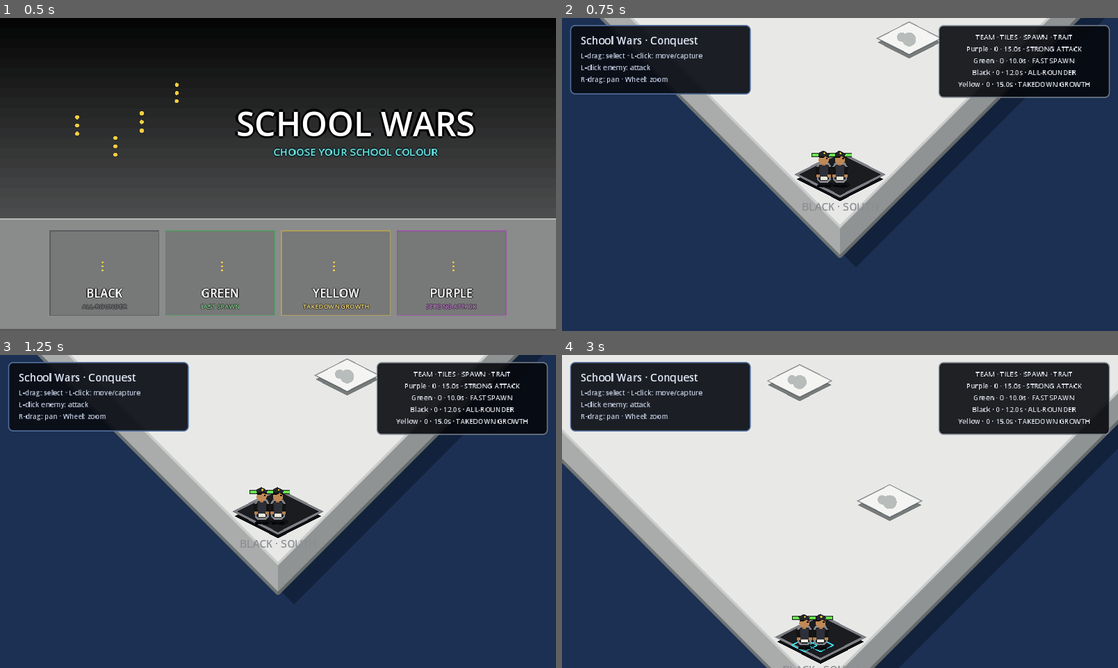
Above: before the commit, frames 1-4 (two rows, left to right).
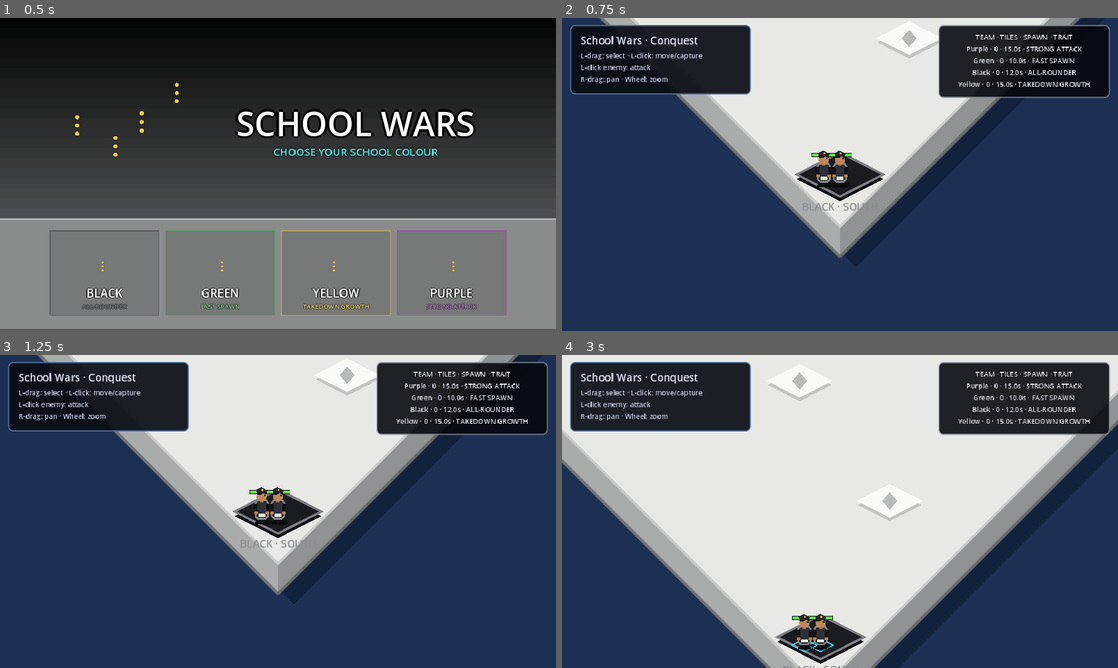
Above: after the commit, the same moments.

Repository: knigfty/school-wars
Game: Godot game, scene res://Scenes/main.tscn
Two runs of this game, one before a commit and one after it. Both use one fixed random seed, a clock stepped at 60 frames per second and the inputs below.
Inputs (mouse positions are in pixels of both pictures, inside the frame that each line leads up to):
- Up to frame 1 (0.5 s): no input
- Up to frame 2 (0.75 s): click (667, 274) at 0.5 s
- Up to frame 3 (1.25 s): no input
- Up to frame 4 (3 s): tap Enter at 1.25 s; move the mouse to (962, 495) at 1.27 s; tap K (camera_pan_down) at 1.35 s; click (962, 495) at 1.42 s; drag from (728, 527) to (906, 364) at 2.02 s; move the mouse to (895, 442) at 2.77 s; tap L (camera_pan_right) at 2.85 s; click (895, 442) at 2.92 s

Frame 1 is identical in both runs. In frame 2, 0.3% of the frame differs, in the area x 56-68%, y 1-13%; in frame 3, 0.3%; in frame 4, 0.5%, in the area x 36-65%, y 2-54%.

Commit message:
add playing-card territory markers

Diff:
--- a/Scripts/Territory/territory_tile.gd
+++ b/Scripts/Territory/territory_tile.gd
@@ -10,6 +10,7 @@
 @export var minimum_capture_duration: float = 1.0
 @export var stationary_speed_threshold: float = 5.0
 @export var tile_size: Vector2 = Vector2(110.0, 56.0)
+@export_enum("heart", "club", "spade", "diamond") var emblem: String = "diamond"
 
 var owner_team: TeamDefinition
 var _capturing_team: TeamDefinition
@@ -117,20 +118,19 @@
 	var lower_points: PackedVector2Array = PackedVector2Array()
 	for point: Vector2 in points:
 		lower_points.append(point + Vector2(0.0, 7.0))
-	draw_colored_polygon(lower_points, Color("777c7b"))
-	var fill_color: Color = Color("f4f5f2")
+	draw_colored_polygon(lower_points, Color("c1c4c2"))
+	var fill_color: Color = Color("fafaf8")
 	if owner_team != null:
-		fill_color = owner_team.color.lightened(0.2)
+		fill_color = owner_team.color.lightened(0.12)
 	draw_colored_polygon(points, fill_color)
 	var outline: PackedVector2Array = points.duplicate()
 	outline.append(points[0])
-	draw_polyline(outline, Color(0.2, 0.23, 0.28, 0.45), 2.0)
+	draw_polyline(outline, Color(1.0, 1.0, 1.0, 0.72), 2.0)
 
-	var emblem_color: Color = Color("b8bdbb")
+	var emblem_color: Color = Color("b7bab8")
 	if owner_team != null:
-		emblem_color = owner_team.color.darkened(0.2)
-	draw_circle(Vector2(0.0, 2.0), 12.0, emblem_color)
-	draw_circle(Vector2(-13.0, -2.0), 8.0, emblem_color)
+		emblem_color = owner_team.color.darkened(0.18)
+	_draw_emblem(emblem_color)
 
 	var capture_ratio: float = get_capture_ratio()
 	if capture_ratio > 0.0 and _capturing_team != null:
@@ -141,3 +141,33 @@
 			_capturing_team.color,
 			true
 		)
+
+
+func _draw_emblem(color: Color) -> void:
+	match emblem:
+		"heart":
+			draw_circle(Vector2(-7.0, -2.0), 8.0, color)
+			draw_circle(Vector2(7.0, -2.0), 8.0, color)
+			draw_colored_polygon(PackedVector2Array([
+				Vector2(-14.0, 1.0), Vector2(14.0, 1.0), Vector2(0.0, 16.0)
+			]), color)
+		"club":
+			draw_circle(Vector2(0.0, -9.0), 8.0, color)
+			draw_circle(Vector2(-9.0, 1.0), 8.0, color)
+			draw_circle(Vector2(9.0, 1.0), 8.0, color)
+			draw_colored_polygon(PackedVector2Array([
+				Vector2(-4.0, 4.0), Vector2(4.0, 4.0), Vector2(7.0, 15.0), Vector2(-7.0, 15.0)
+			]), color)
+		"spade":
+			draw_circle(Vector2(-7.0, 3.0), 8.0, color)
+			draw_circle(Vector2(7.0, 3.0), 8.0, color)
+			draw_colored_polygon(PackedVector2Array([
+				Vector2(0.0, -16.0), Vector2(14.0, 2.0), Vector2(-14.0, 2.0)
+			]), color)
+			draw_colored_polygon(PackedVector2Array([
+				Vector2(-4.0, 7.0), Vector2(4.0, 7.0), Vector2(7.0, 16.0), Vector2(-7.0, 16.0)
+			]), color)
+		_:
+			draw_colored_polygon(PackedVector2Array([
+				Vector2(0.0, -15.0), Vector2(13.0, 0.0), Vector2(0.0, 15.0), Vector2(-13.0, 0.0)
+			]), color)
